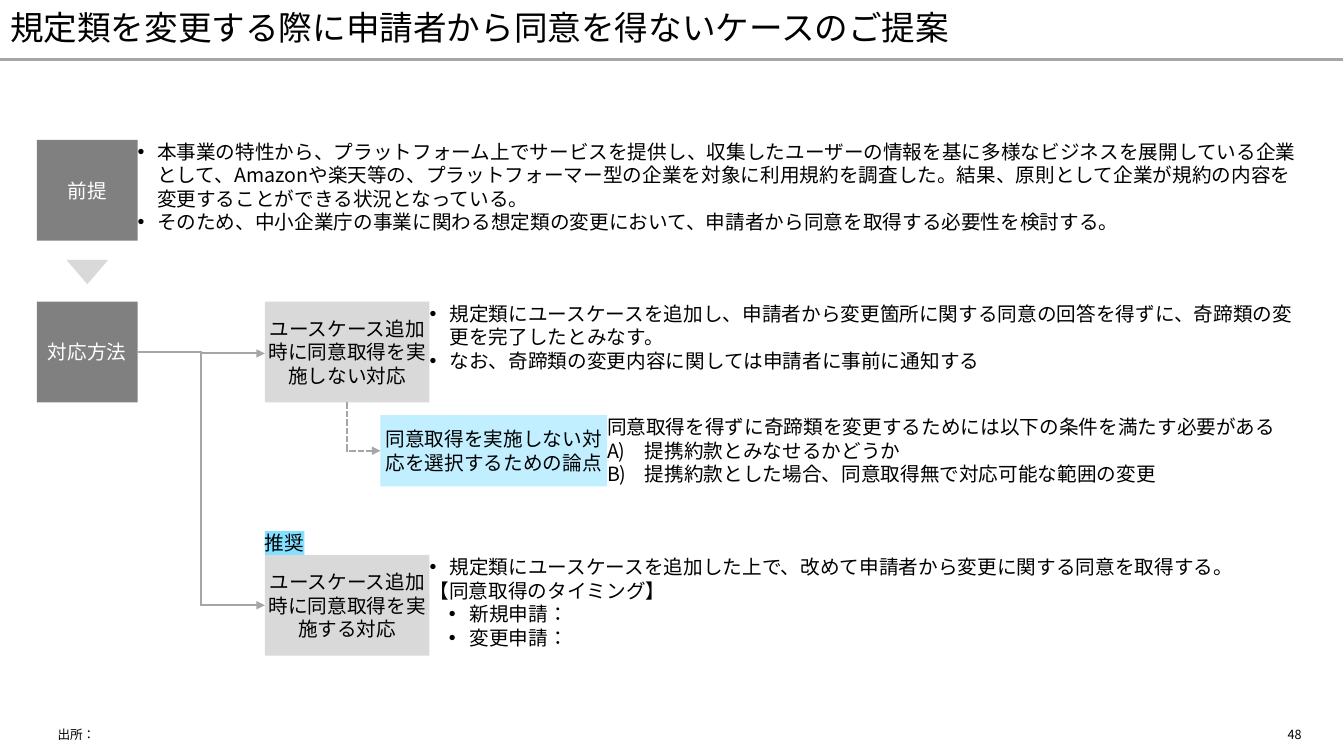
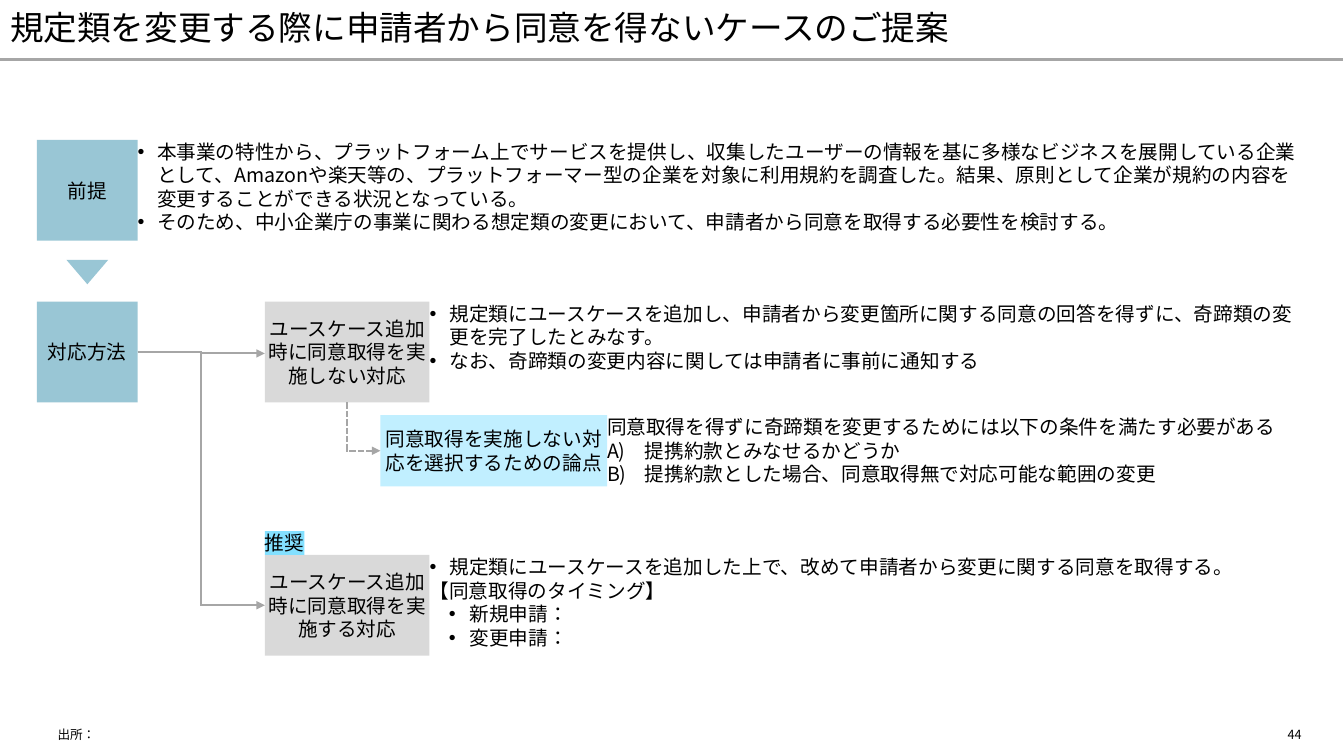
Before and after one commit to yuzucha16/dotfiles, a slide deck: slide 44 of office/Blank.potx (slide 48 before the commit). Drawn at 1344x756 pixels with LibreOffice and Linux fonts; fonts in the diff are those of the drawing. Boxes give left, top, right and bottom in pixels: in the first picture for what was removed or moved away, otherwise in the second. Text is boxed around its words. In the diff, an @@ line names an element or a change of style, - is before the commit and + after.

```diff
--- a/office/Blank.potx
+++ b/office/Blank.potx
@@ rectangle "前提" at [37, 140, 138, 241]: text colour #FFFFFF to #000000; fill #808080 to #007096 at 40% opacity @@
@@ triangle at [67, 260, 108, 284]: fill #D9D9D9 to #007096 at 40% opacity @@
@@ rectangle "対応方法" at [37, 301, 138, 402]: text colour #FFFFFF to #000000; fill #808080 to #007096 at 40% opacity @@
@@ page number at [1288, 729, 1302, 739]: text changed @@
-48
+44
```
Also in this commit, not shown: 16 other slides changed, 2 slides added, 6 slides removed.
